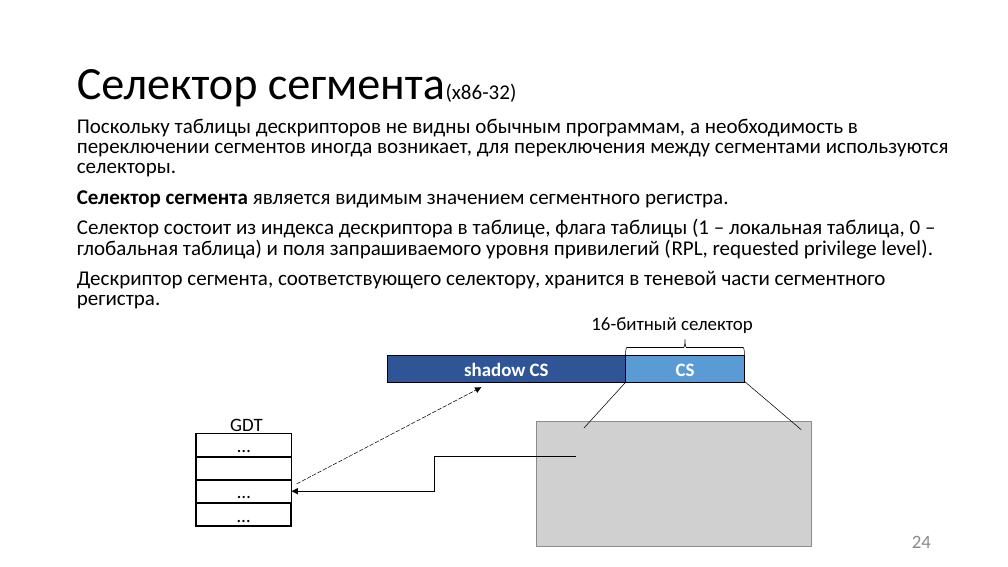
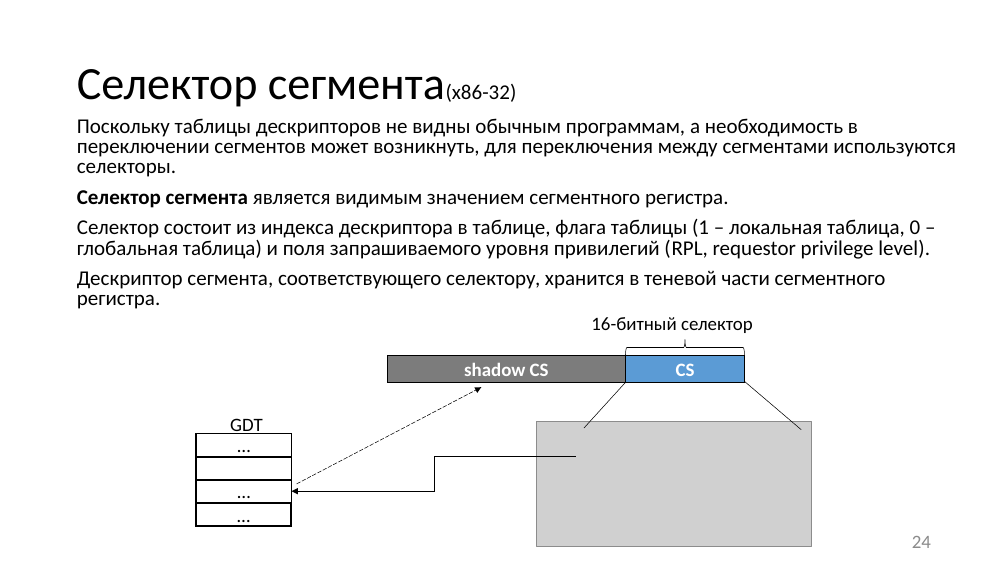
Before and after one commit to itsecd/low-level-programming, a slide deck: slide 24 of Lectures/8.IO_and_execution_modes/Lecture8.pptx. Drawn at 1008x567 pixels with LibreOffice and Linux fonts; fonts in the diff are those of the drawing; grey boxes stand for pictures. Boxes give left, top, right and bottom in pixels: in the first picture for what was removed or moved away, otherwise in the second. Text is boxed around its words. In the diff, an @@ line names an element or a change of style, - is before the commit and + after.

```diff
--- a/Lectures/8.IO_and_execution_modes/Lecture8.pptx
+++ b/Lectures/8.IO_and_execution_modes/Lecture8.pptx
@@ text at <box>77,118,956,177</box>: text changed @@
-Поскольку таблицы дескрипторов не видны обычным программам, а необходимость в переключении сегментов иногда возникает, для переключения между сегментами используются селекторы.
+Поскольку таблицы дескрипторов не видны обычным программам, а необходимость в переключении сегментов может возникнуть, для переключения между сегментами используются селекторы.
@@ text at <box>77,219,930,259</box>: text changed @@
-Селектор состоит из индекса дескриптора в таблице, флага таблицы (1 – локальная таблица, 0 – глобальная таблица) и поля запрашиваемого уровня привилегий (RPL, requested privilege level).
+Селектор состоит из индекса дескриптора в таблице, флага таблицы (1 – локальная таблица, 0 – глобальная таблица) и поля запрашиваемого уровня привилегий (RPL, requestor privilege level).
@@ rectangle "shadow CS" at <box>387,355,625,382</box>: fill #2F5597 to #7C7C7C @@
```
Also in this commit, not shown: 29 other slides changed, 1 slide added, 11 other files.
